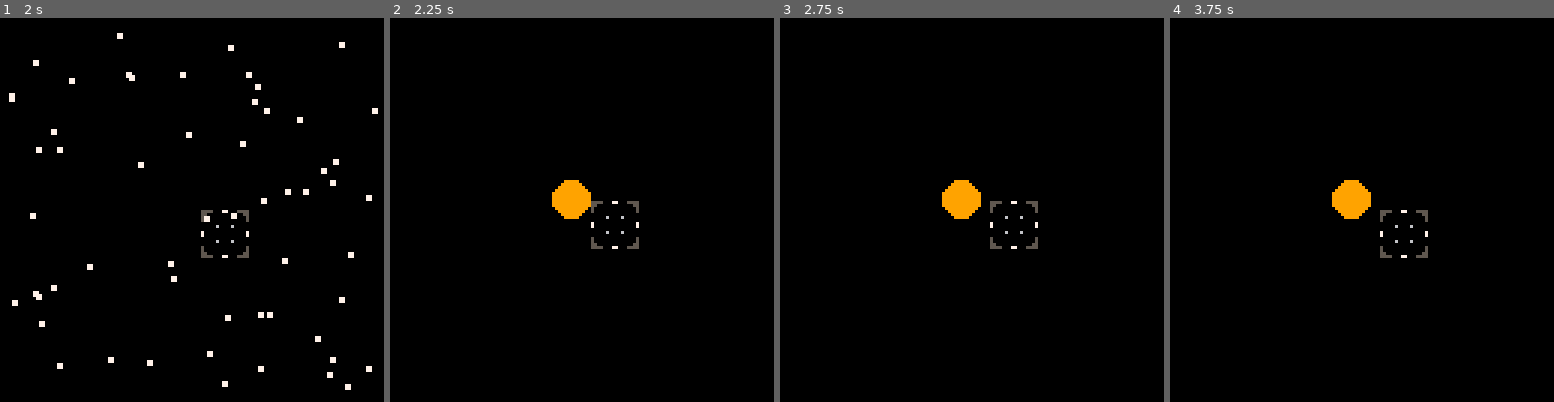
Above: before the commit, frames 1-4 (left to right).
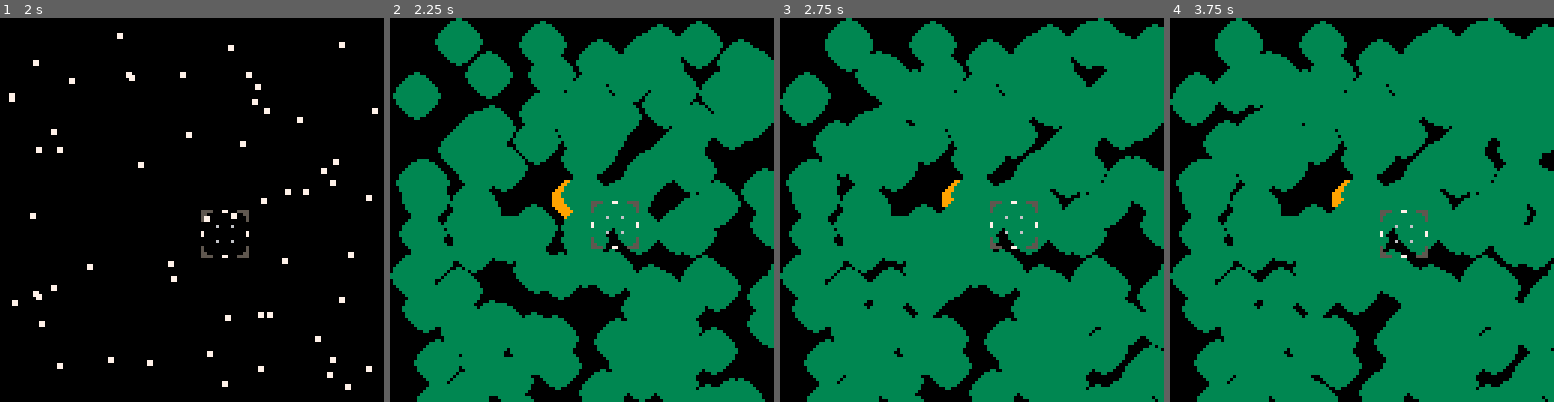
Above: after the commit, the same moments.

Repository: jeffcampbell/Pico-8-Games
Game: PICO-8 cartridge fermi/fermi.p8
Same seed, same stepped clock (60 frames per second), same inputs: the game is played once before the commit and once after it.
Inputs:
- Up to frame 1 (2 s): tap X (X key) at 0.33, 1.07, 1.85 s; tap O (Z key) at 0.7, 1.7 s; hold Right from 1.6 s (still down)
- Up to frame 2 (2.25 s): release Right at 2.1 s; tap O (Z key) at 2.1 s; hold Up from 2.15 s (still down)
- Up to frame 3 (2.75 s): release Up at 2.42 s; hold Right from 2.47 s (still down); tap O (Z key) at 2.5 s
- Up to frame 4 (3.75 s): tap O (Z key) at 2.9, 3.3, 3.7 s; tap X (X key) at 2.97 s; release Right at 3.03 s; hold Left 3.08-3.58 s; hold Down from 3.63 s (still down)

Frame 1 is identical in both runs. In frame 2, 67% of the frame differs, in the area x 0-100%, y 0-100%; in frame 3, 76%; in frame 4, 80%.

Commit message:
got it drawing but drawing all planets at once

Diff:
--- a/fermi/fermi.p8
+++ b/fermi/fermi.p8
@@ -4,7 +4,6 @@
 function _init()
 zoomstate=0
 zoomdetails={}
-rndpos=flr(rnd(128))
 add(scopes,scopeconstruct(64,64))
 end
 
@@ -111,9 +110,9 @@
 
   local name=test
   local sx=0
-  local sy=0
-  local posx=32
-  local posy=32
+  local sy=32
+  local posx=flr(rnd(128))
+  local posy=flr(rnd(128))
 
   if (#o.habitable<o.planets.habitable) then
   add(o.habitable,planetconstruct(
@@ -185,13 +184,13 @@
  foreach(systems, function(o)
   o.draw(o)
   o.drawname(o)
-  o.planetdraw(o)
  end)
 end
 
 zoomdraw=function()
  circfill(60,60,6,zoomdetails.starcolor)
  foreach(systems, function(o)
+  o.planetdraw(o)
  end)
 end
 
